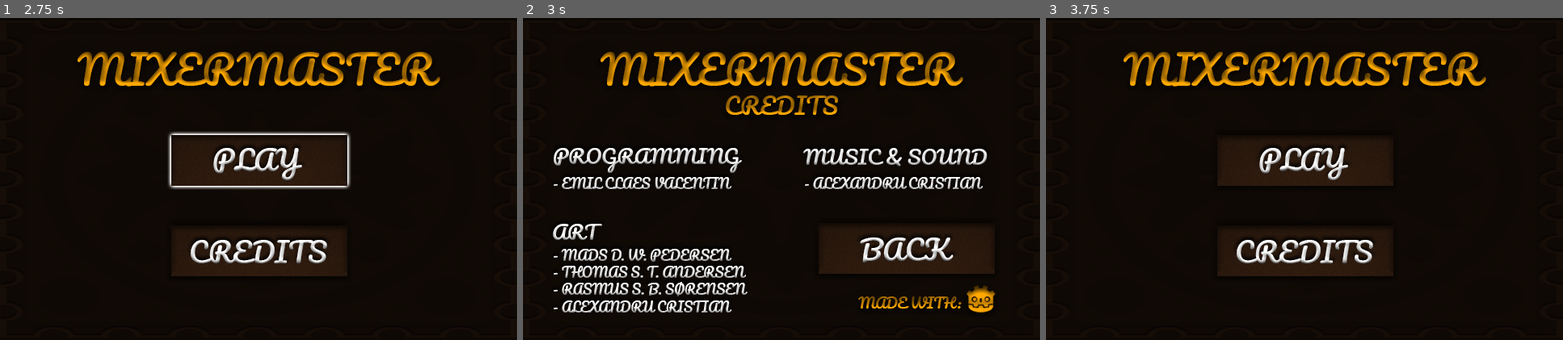
Above: before the commit, frames 1-3 (left to right).
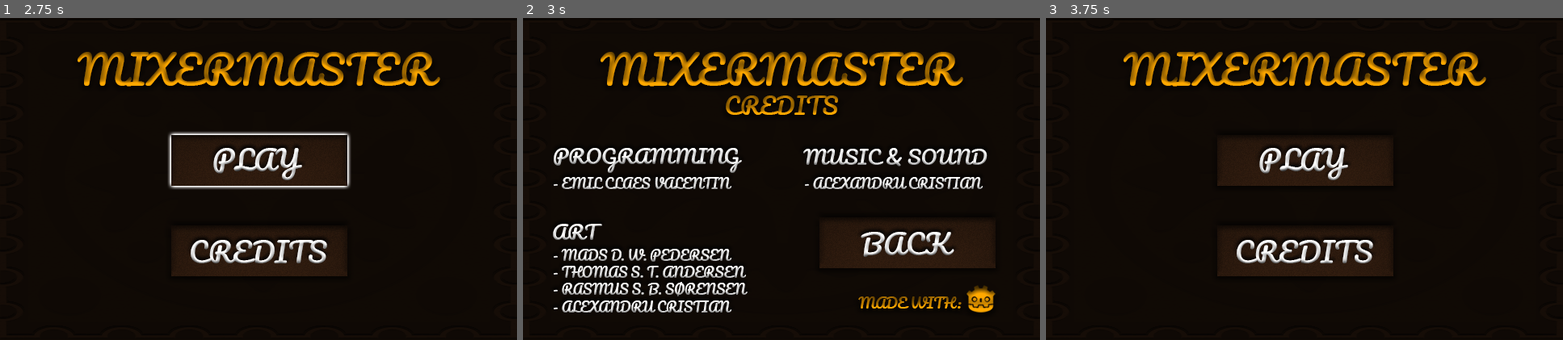
Above: after the commit, the same moments.

Repository: AtomicPotatoEmil/CreateJamFall2020
Game: Godot game, scene res://StartMenu/StartMenu.tscn
The game is run twice, just before and just after one commit, with the same random seed, the same clock (stepped at 60 frames per second) and the same inputs.
Inputs (mouse positions are in pixels of both pictures, inside the frame that each line leads up to; where the layout moved, square brackets give the same spot in the first picture):
- Up to frame 1 (2.75 s): click (258, 159) at 0.5 s; click (258, 159) at 1.25 s; click (258, 159) at 2 s
- Up to frame 2 (3 s): click (781, 249) at 2.75 s
- Up to frame 3 (3.75 s): click (1433, 243) [1428, 249] at 3.5 s

Frame 1 is identical in both runs. In frame 2, 1.9% of the frame differs, in the area x 57-92%, y 62-80%; in frame 3, nothing differs.

Commit message:
Commit to unfuck commit

Diff:
--- a/CreateJamFall2020/StartMenu/StartMenu.tscn
+++ b/CreateJamFall2020/StartMenu/StartMenu.tscn
@@ -7,9 +7,9 @@
 [ext_resource path="res://StartMenu/assets/play-knap-h.png" type="Texture" id=5]
 [ext_resource path="res://StartMenu/StartMenu.gd" type="Script" id=6]
 [ext_resource path="res://StartMenu/assets/Menu Music.wav" type="AudioStream" id=7]
-[ext_resource path="res://StartMenu/assets/Back-h.png" type="Texture" id=8]
-[ext_resource path="res://StartMenu/assets/Back.png" type="Texture" id=9]
-[ext_resource path="res://StartMenu/assets/Credit_Screen.png" type="Texture" id=10]
+[ext_resource path="res://StartMenu/assets/Credit_Screen.png" type="Texture" id=8]
+[ext_resource path="res://StartMenu/assets/Back-h.png" type="Texture" id=9]
+[ext_resource path="res://StartMenu/assets/Back.png" type="Texture" id=10]
 
 [node name="StartMenu" type="Control"]
 anchor_right = 1.0
@@ -19,7 +19,7 @@
 "_edit_use_anchors_": false
 }
 
-[node name="Sprite" type="Sprite" parent="."]
+[node name="bg" type="Sprite" parent="."]
 texture = ExtResource( 1 )
 centered = false
 
@@ -41,24 +41,21 @@
 margin_bottom = 332.05
 texture_normal = ExtResource( 2 )
 texture_hover = ExtResource( 3 )
-__meta__ = {
-"_edit_use_anchors_": false
-}
 
 [node name="AudioStreamPlayer" type="AudioStreamPlayer" parent="."]
 stream = ExtResource( 7 )
 
 [node name="CreditScreen" type="Sprite" parent="."]
-texture = ExtResource( 10 )
+texture = ExtResource( 8 )
 centered = false
 
 [node name="Back" type="TextureButton" parent="."]
-margin_left = 355.0
-margin_top = 243.0
-margin_right = 596.0
-margin_bottom = 329.0
-texture_normal = ExtResource( 9 )
-texture_hover = ExtResource( 8 )
+margin_left = 356.488
+margin_top = 236.455
+margin_right = 597.488
+margin_bottom = 322.455
+texture_normal = ExtResource( 10 )
+texture_hover = ExtResource( 9 )
 __meta__ = {
 "_edit_use_anchors_": false
 }
